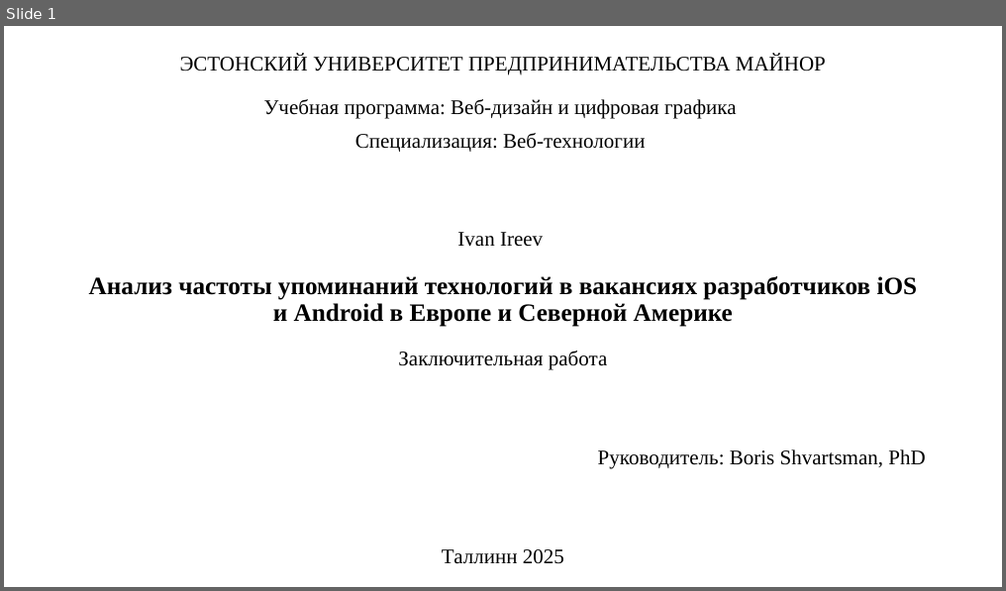
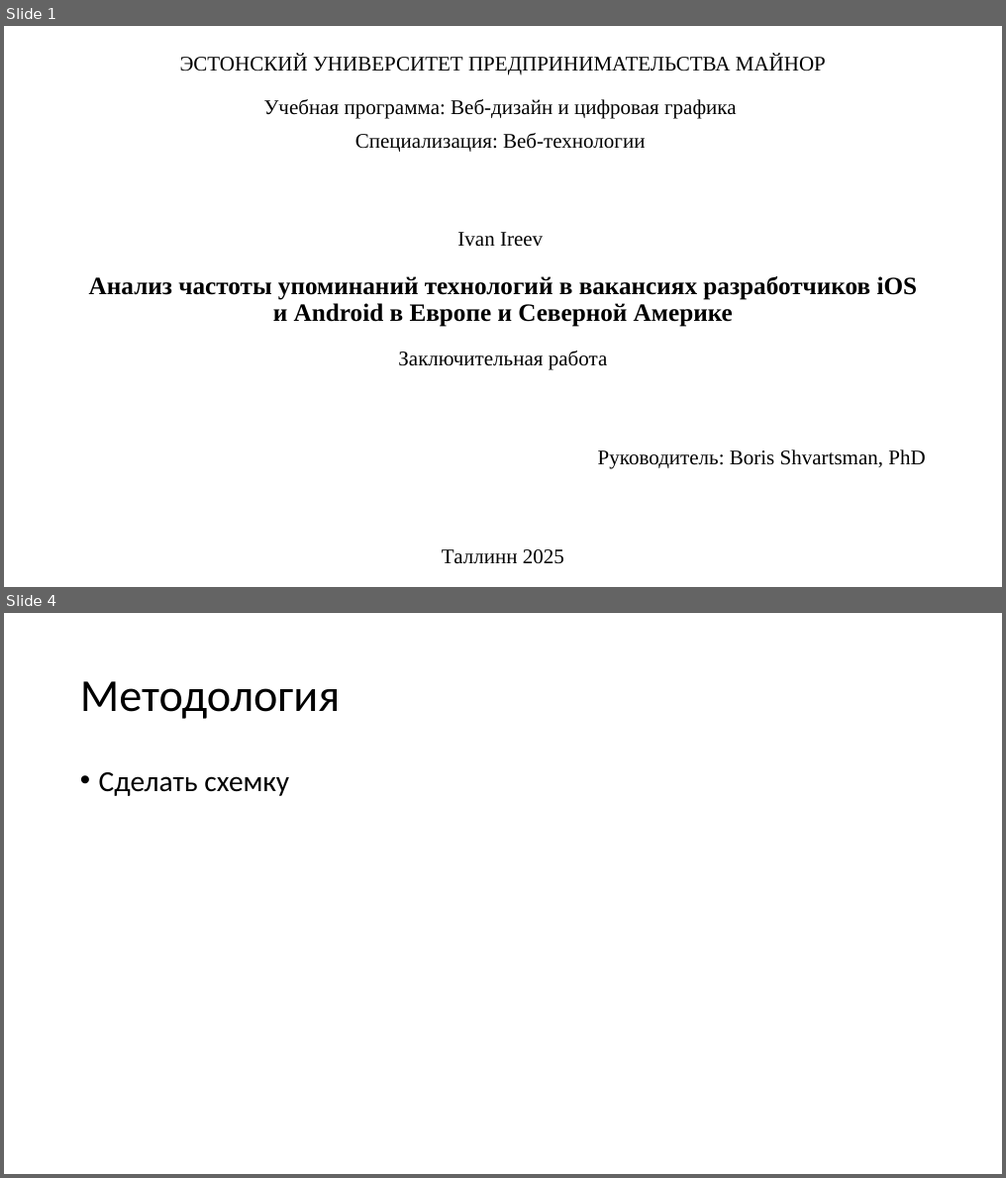
Before and after one commit to S0la1re/Research-work-new, a slide deck: Presentations of Bachelor's theses.pptx. Shown one above the other, each under a label of ours: slide 1 before the commit, slides 1 and 4 after it; the slides between them are not shown. The pictures are 1006x591 and 1006x1178 pixels, drawn with LibreOffice and Linux fonts; fonts in the diff are those of the drawing. Boxes give left, top, right and bottom in pixels: in the first picture for what was removed or moved away, otherwise in the second. Text is boxed around its words. In the diff, an @@ line names an element or a change of style, - is before the commit and + after.

```diff
--- a/Presentations of Bachelor's theses.pptx
+++ b/Presentations of Bachelor's theses.pptx
@@ slide 4 added at (4,613,1002,1174), background #FFFFFF @@
@@ title added at (80,681,340,719), 44 pt, text #000000 @@
+Методология
@@ text added at (99,772,289,796), 28 pt, text #000000 @@
+• Сделать схемку
```
Also in this commit, not shown: 1 slide changed, 3 other slides added.
